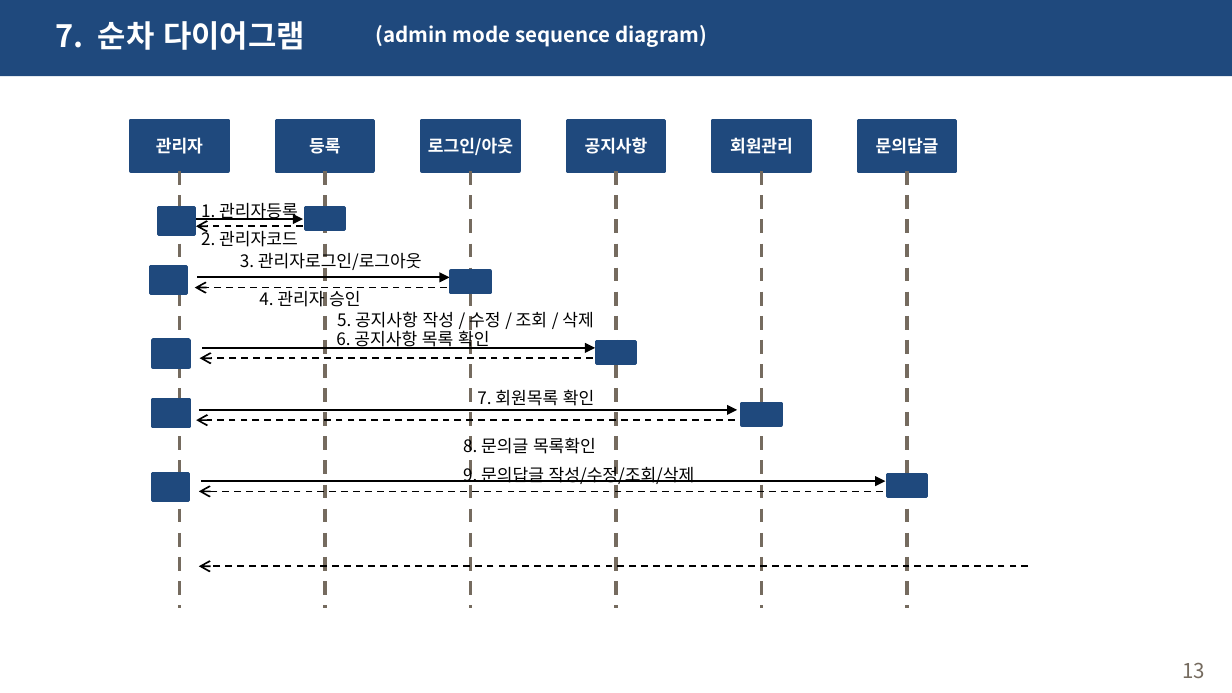
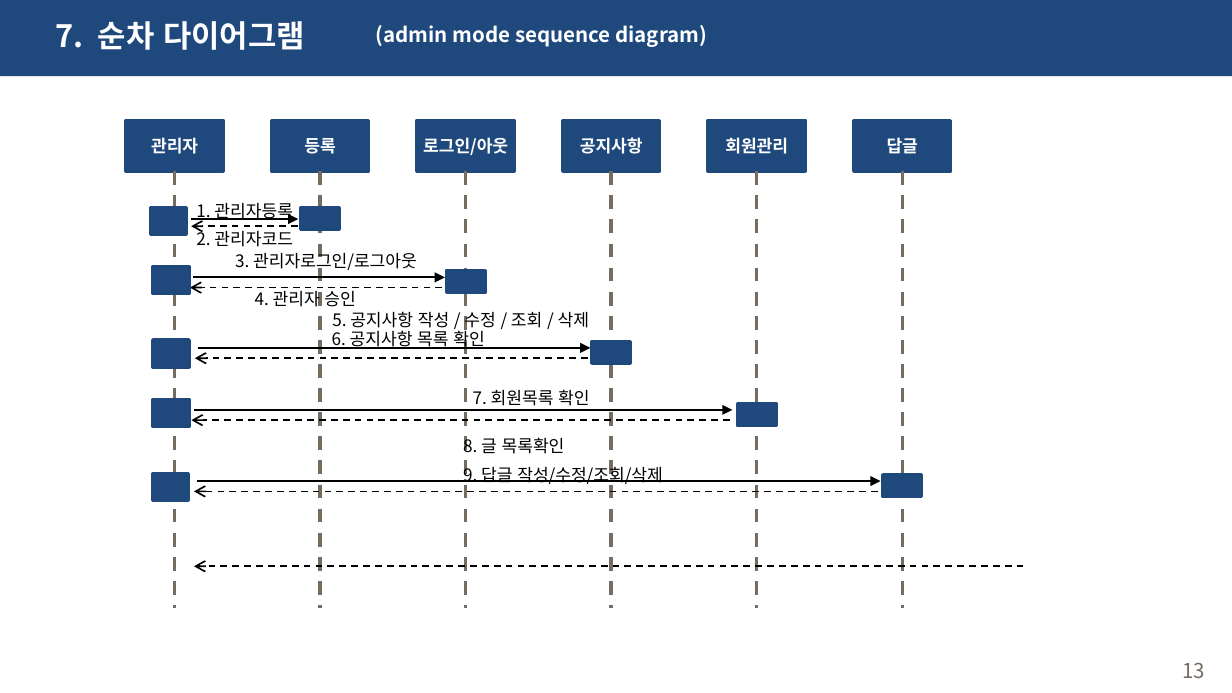
Before and after one commit to haryoung1/1st-dentalproject, a slide deck: slide 13 of 0317_치카치카치과.pptx. Drawn at 1232x693 pixels with LibreOffice and Linux fonts; fonts in the diff are those of the drawing. Boxes give left, top, right and bottom in pixels: in the first picture for what was removed or moved away, otherwise in the second. Text is boxed around its words. In the diff, an @@ line names an element or a change of style, - is before the commit and + after.

```diff
--- a/0317_치카치카치과.pptx
+++ b/0317_치카치카치과.pptx
@@ 11 rectangles, 11 arrows, 7 texts, 6 lines: place and size @@
-11 rectangles, 11 arrows, 7 texts, 6 lines at bbox=[131, 121, 1029, 607]
+11 rectangles, 11 arrows, 7 texts, 6 lines at bbox=[126, 121, 1024, 607]
@@ text in rectangle at bbox=[887, 137, 918, 154]: text changed @@
-문의답글
+답글
@@ rectangle: place and size @@
-rectangle at bbox=[159, 208, 195, 235]
+rectangle at bbox=[150, 208, 186, 235]
@@ text at bbox=[463, 436, 565, 454]: text changed @@
-8. 문의글 목록확인
+8. 글 목록확인
@@ text at bbox=[463, 464, 663, 487]: text changed @@
-9. 문의답글 작성/수정/조회/삭제
+9. 답글 작성/수정/조회/삭제
```
Also in this commit, not shown: 10 other slides changed, 11 other files.
